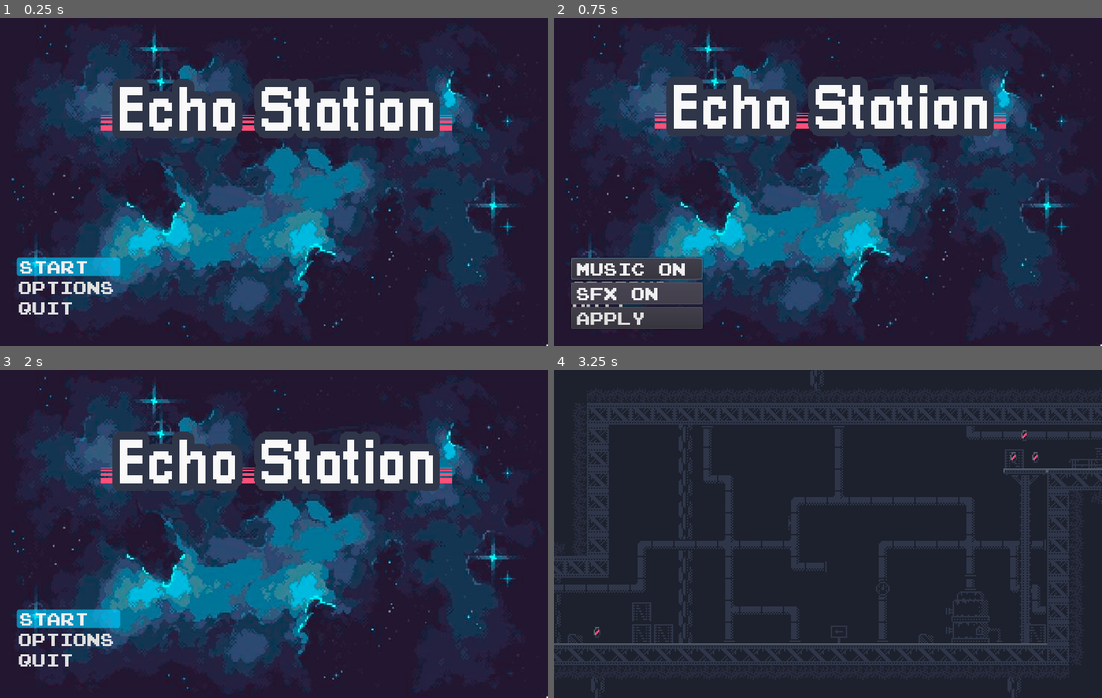
Above: before the commit, frames 1-4 (two rows, left to right).
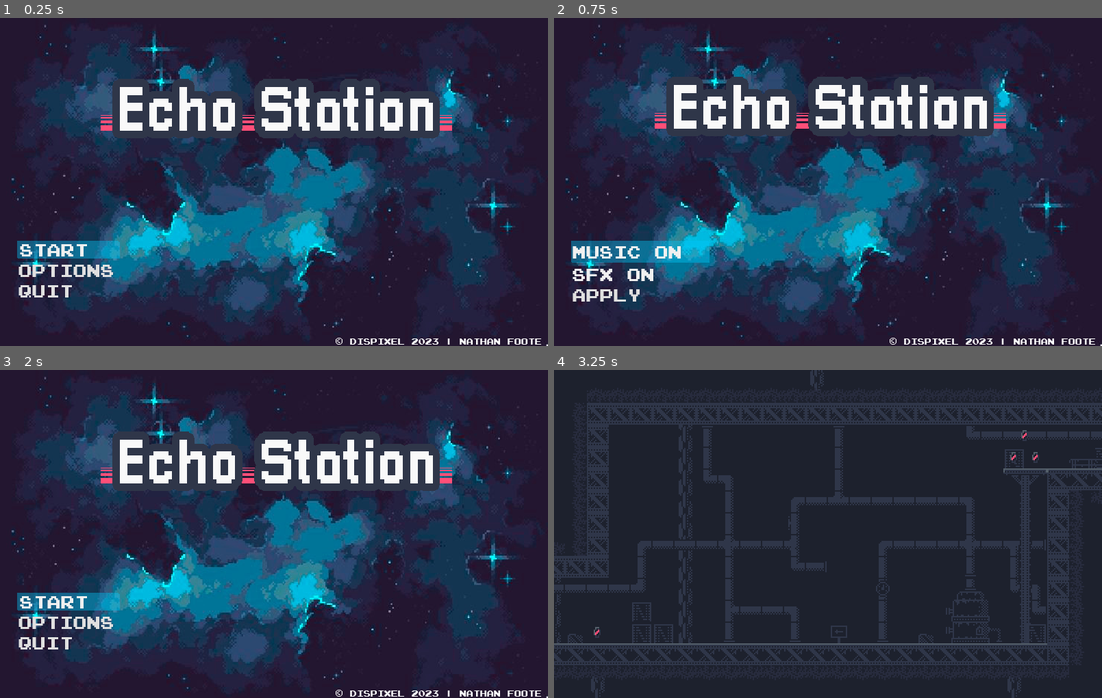
Above: after the commit, the same moments.

Repository: Nanoparty/EchoStation
Game: Godot game, scene res://src/Menu/MainMenu.tscn
The game is run twice, just before and just after one commit, with the same random seed, the same clock (stepped at 60 frames per second) and the same inputs. This scene is started directly instead of the project's main scene.
Inputs:
- Up to frame 1 (0.25 s): no input
- Up to frame 2 (0.75 s): click "Options" at 0.5 s
- Up to frame 3 (2 s): click "Apply" at 1.25 s
- Up to frame 4 (3.25 s): click "Start" at 2 s; tap Enter (ui_accept) at 2.75 s; hold Right (move_right) from 2.78 s (still down); hold S (crouch) from 2.78 s (still down); tap Up (jump) at 3.02 s

The runs differ from the first frame. In frame 1, 2.8% of the frame differs, in the area x 3-99%, y 67-100%; in frame 2, 6.0%; in frame 3, 2.8%; in frame 4, nothing differs.
Error in both runs: Invalid get index 'name' (on base: 'null instance'). (res://src/Level/Music.gd:11)

Commit message:
menu polish + music

Diff:
--- a/src/Menu/MainMenu.gd
+++ b/src/Menu/MainMenu.gd
@@ -4,11 +4,13 @@
 	$VBoxContainer/StartButton.grab_focus()
 
 func hide_menu():
+	print("hide menu")
 	$VBoxContainer/StartButton.hide()
 	$VBoxContainer/OptionsButton.hide()
 	$VBoxContainer/QuitButton.hide()
 
 func show_menu():
+	print("show menu")
 	$VBoxContainer/StartButton.show()
 	$VBoxContainer/OptionsButton.show()
 	$VBoxContainer/QuitButton.show()
@@ -18,6 +20,7 @@
 	get_tree().change_scene("res://src/Level/TestLevel.tscn")
 
 func _on_OptionsButton_pressed():
+	hide_menu()
 	var options = load("res://src/Menu/Options.tscn").instance()
 	get_tree().current_scene.add_child(options)
 
--- a/src/Menu/MainMenu.tscn
+++ b/src/Menu/MainMenu.tscn
@@ -1,8 +1,9 @@
-[gd_scene load_steps=14 format=2]
+[gd_scene load_steps=26 format=2]
 
 [ext_resource path="res://src/Menu/MainMenu.gd" type="Script" id=1]
 [ext_resource path="res://assets/art/background/space.jpg" type="Texture" id=2]
 [ext_resource path="res://assets/art/background/title.png" type="Texture" id=3]
+[ext_resource path="res://assets/audio/music/space2.mp3" type="AudioStream" id=4]
 
 [sub_resource type="Animation" id=11]
 resource_name = "idle"
@@ -30,35 +31,57 @@
 size = 20
 font_data = SubResource( 1 )
 
+[sub_resource type="StyleBoxEmpty" id=12]
+
+[sub_resource type="StyleBoxEmpty" id=13]
+
 [sub_resource type="StyleBoxFlat" id=9]
-bg_color = Color( 0, 0.796078, 1, 0.631373 )
-corner_radius_top_left = 3
+bg_color = Color( 0, 0.796078, 1, 0.392157 )
 corner_radius_top_right = 3
-corner_radius_bottom_right = 3
 corner_radius_bottom_left = 3
 expand_margin_right = 10.0
+anti_aliasing = false
+
+[sub_resource type="StyleBoxEmpty" id=14]
 
 [sub_resource type="StyleBoxEmpty" id=4]
 
 [sub_resource type="ImageTexture" id=5]
 
+[sub_resource type="StyleBoxEmpty" id=15]
+
+[sub_resource type="StyleBoxEmpty" id=16]
+
 [sub_resource type="StyleBoxFlat" id=8]
-bg_color = Color( 0, 0.796078, 1, 0.631373 )
-corner_radius_top_left = 5
-corner_radius_top_right = 5
-corner_radius_bottom_right = 5
-corner_radius_bottom_left = 5
+bg_color = Color( 0, 0.796078, 1, 0.392157 )
+corner_radius_top_right = 3
+corner_radius_bottom_left = 3
 expand_margin_right = 10.0
+anti_aliasing = false
+
+[sub_resource type="StyleBoxEmpty" id=17]
 
 [sub_resource type="StyleBoxEmpty" id=7]
 
+[sub_resource type="StyleBoxEmpty" id=18]
+
+[sub_resource type="StyleBoxEmpty" id=19]
+
 [sub_resource type="StyleBoxFlat" id=10]
-bg_color = Color( 0, 0.796078, 1, 0.631373 )
-corner_radius_top_left = 3
+bg_color = Color( 0, 0.796078, 1, 0.392157 )
 corner_radius_top_right = 3
-corner_radius_bottom_right = 3
 corner_radius_bottom_left = 3
 expand_margin_right = 10.0
+anti_aliasing = false
+
+[sub_resource type="StyleBoxEmpty" id=20]
+
+[sub_resource type="DynamicFontData" id=21]
+font_path = "res://assets/fonts/Emulogic-zrEw.ttf"
+
+[sub_resource type="DynamicFont" id=22]
+size = 10
+font_data = SubResource( 21 )
 
 [node name="Menu" type="Control"]
 anchor_right = 1.0
@@ -85,8 +108,8 @@
 anchor_top = 1.0
 anchor_bottom = 1.0
 margin_left = 25.0
-margin_top = -129.0
-margin_right = 152.0
+margin_top = -154.0
+margin_right = 140.0
 
 [node name="StartButton" type="Button" parent="VBoxContainer"]
 margin_right = 140.0
@@ -95,7 +118,10 @@
 focus_neighbour_bottom = NodePath("../OptionsButton")
 theme = SubResource( 3 )
 custom_fonts/font = SubResource( 2 )
+custom_styles/hover = SubResource( 12 )
+custom_styles/pressed = SubResource( 13 )
 custom_styles/focus = SubResource( 9 )
+custom_styles/disabled = SubResource( 14 )
 custom_styles/normal = SubResource( 4 )
 text = "Start"
 icon = SubResource( 5 )
@@ -108,7 +134,10 @@
 focus_neighbour_top = NodePath("../StartButton")
 focus_neighbour_bottom = NodePath("../QuitButton")
 custom_fonts/font = SubResource( 2 )
+custom_styles/hover = SubResource( 15 )
+custom_styles/pressed = SubResource( 16 )
 custom_styles/focus = SubResource( 8 )
+custom_styles/disabled = SubResource( 17 )
 custom_styles/normal = SubResource( 7 )
 text = "Options"
 align = 0
@@ -120,11 +149,30 @@
 focus_neighbour_top = NodePath("../OptionsButton")
 focus_neighbour_bottom = NodePath("../StartButton")
 custom_fonts/font = SubResource( 2 )
+custom_styles/hover = SubResource( 18 )
+custom_styles/pressed = SubResource( 19 )
 custom_styles/focus = SubResource( 10 )
+custom_styles/disabled = SubResource( 20 )
 custom_styles/normal = SubResource( 7 )
 text = "Quit"
 align = 0
 
+[node name="Label" type="Label" parent="."]
+anchor_left = 1.0
+anchor_top = 1.0
+anchor_right = 1.0
+anchor_bottom = 1.0
+margin_left = -310.0
+margin_top = -14.0
+margin_right = -10.0
+custom_fonts/font = SubResource( 22 )
+text = "© Dispixel 2023 | Nathan Foote"
+
+[node name="MenuMusic" type="AudioStreamPlayer" parent="."]
+stream = ExtResource( 4 )
+volume_db = -8.361
+autoplay = true
+
 [connection signal="pressed" from="VBoxContainer/StartButton" to="." method="_on_StartButton_pressed"]
 [connection signal="pressed" from="VBoxContainer/OptionsButton" to="." method="_on_OptionsButton_pressed"]
 [connection signal="pressed" from="VBoxContainer/QuitButton" to="." method="_on_QuitButton_pressed"]
--- a/src/Menu/Options.tscn
+++ b/src/Menu/Options.tscn
@@ -9,6 +9,51 @@
 size = 20
 font_data = SubResource( 1 )
 
+[sub_resource type="StyleBoxEmpty" id=9]
+
+[sub_resource type="StyleBoxEmpty" id=10]
+
+[sub_resource type="StyleBoxFlat" id=3]
+bg_color = Color( 0, 0.796078, 1, 0.392157 )
+corner_radius_top_right = 3
+corner_radius_bottom_left = 3
+expand_margin_right = 10.0
+anti_aliasing = false
+
+[sub_resource type="StyleBoxEmpty" id=11]
+
+[sub_resource type="StyleBoxEmpty" id=4]
+
+[sub_resource type="StyleBoxEmpty" id=12]
+
+[sub_resource type="StyleBoxEmpty" id=13]
+
+[sub_resource type="StyleBoxFlat" id=5]
+bg_color = Color( 0, 0.796078, 1, 0.392157 )
+corner_radius_top_right = 3
+corner_radius_bottom_left = 3
+expand_margin_right = 10.0
+anti_aliasing = false
+
+[sub_resource type="StyleBoxEmpty" id=14]
+
+[sub_resource type="StyleBoxEmpty" id=6]
+
+[sub_resource type="StyleBoxEmpty" id=15]
+
+[sub_resource type="StyleBoxEmpty" id=16]
+
+[sub_resource type="StyleBoxFlat" id=7]
+bg_color = Color( 0, 0.796078, 1, 0.392157 )
+corner_radius_top_right = 3
+corner_radius_bottom_left = 3
+expand_margin_right = 10.0
+anti_aliasing = false
+
+[sub_resource type="StyleBoxEmpty" id=17]
+
+[sub_resource type="StyleBoxEmpty" id=8]
+
 [node name="Options" type="Control"]
 anchor_right = 1.0
 anchor_bottom = 1.0
@@ -18,30 +63,45 @@
 anchor_top = 1.0
 anchor_bottom = 1.0
 margin_left = 25.0
-margin_top = -129.0
-margin_right = 172.0
+margin_top = -154.0
+margin_right = 192.0
 
 [node name="MusicButton" type="Button" parent="VBoxContainer"]
 margin_right = 192.0
 margin_bottom = 32.0
 rect_min_size = Vector2( 192, 32 )
 custom_fonts/font = SubResource( 2 )
+custom_styles/hover = SubResource( 9 )
+custom_styles/pressed = SubResource( 10 )
+custom_styles/focus = SubResource( 3 )
+custom_styles/disabled = SubResource( 11 )
+custom_styles/normal = SubResource( 4 )
 text = "Music ON"
 align = 0
 
 [node name="SoundsButton" type="Button" parent="VBoxContainer"]
 margin_top = 36.0
 margin_right = 192.0
-margin_bottom = 68.0
+margin_bottom = 62.0
 custom_fonts/font = SubResource( 2 )
+custom_styles/hover = SubResource( 12 )
+custom_styles/pressed = SubResource( 13 )
+custom_styles/focus = SubResource( 5 )
+custom_styles/disabled = SubResource( 14 )
+custom_styles/normal = SubResource( 6 )
 text = "SFX ON"
 align = 0
 
 [node name="ApplyButton" type="Button" parent="VBoxContainer"]
-margin_top = 72.0
+margin_top = 66.0
 margin_right = 192.0
-margin_bottom = 104.0
+margin_bottom = 92.0
 custom_fonts/font = SubResource( 2 )
+custom_styles/hover = SubResource( 15 )
+custom_styles/pressed = SubResource( 16 )
+custom_styles/focus = SubResource( 7 )
+custom_styles/disabled = SubResource( 17 )
+custom_styles/normal = SubResource( 8 )
 text = "Apply"
 align = 0
 
Not shown, added: assets/audio/music/space1.mp3.import
Not shown, added: assets/audio/music/space2.mp3.import
Not shown, added: assets/audio/music/space3.mp3.import
Not shown, added: assets/audio/music/space_combat.mp3.import
Not shown, added: assets/audio/music/space_factory.mp3.import
Not shown: 1 places in src/Menu/Options.tscn that only renumber resources
Not shown, added: assets/audio/music/space1.mp3
Not shown, added: assets/audio/music/space2.mp3
Not shown, added: assets/audio/music/space3.mp3
Not shown, added: assets/audio/music/space_combat.mp3
Not shown, added: assets/audio/music/space_factory.mp3
